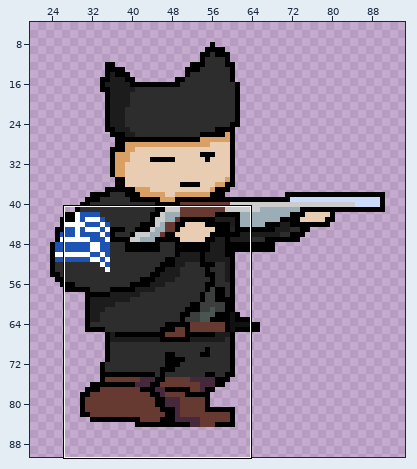
Sprite sheet: src/assets/greekSoldier.png. Above: a wide view before the commit, with the close-up outlined.
Close-up. Old version:
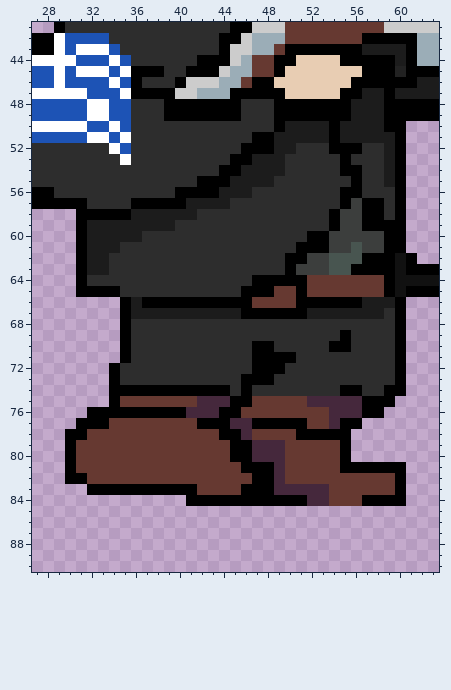
The file is 100x100 pixels. Shown: x 27..63, y 41..90. The wide view leaves out empty margins.
And afterwards:
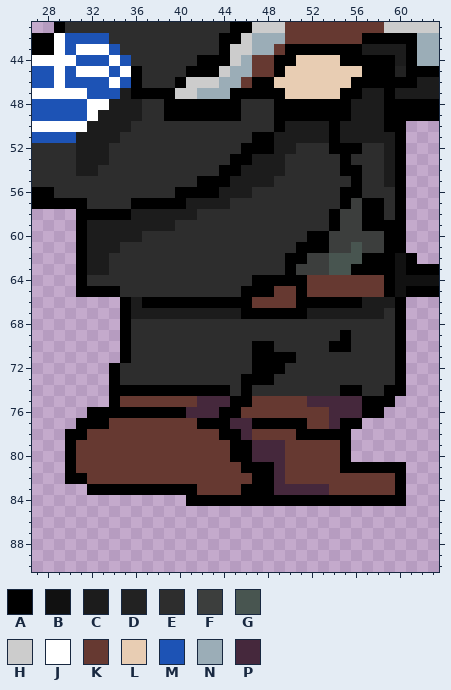
Palette (. is transparent): A #000000  B #111111  C #1c1c1c  D #222222  E #2d2d2d  F #3c3e3d  G #485550  H #cccccc  J #ffffff  K #663931  L #e8cdb3  M #1d53b5  N #9badb7  P #45283c
Changes in this commit:
Colour K becomes colour A in row 84 at x 54 to 56.
Colour P becomes colour A in row 84 at x 52 to 53.
Colour E becomes colour C in rows 48 to 49 at x 36; in rows 52 to 53 at x 31 to 33; in row 54 at x 31 to 32.
Colour J becomes colour C in row 47 at x 35; in row 49 at x 33; in row 50 at x 34; in row 51 at x 32 to 33.
Colour M becomes colour C in rows 48 to 49 at x 34 to 35; in row 50 at x 32 to 33 and 35; in row 51 at x 31 and 34.
Colour A becomes colour E in row 45 at x 37 to 38.
Colour J becomes colour E in row 51 at x 35; in row 52 at x 34; in row 53 at x 35.
Colour M becomes colour E in row 52 at x 35.
Boxes around the changes in both close-ups, in picture pixels (x1, y1, x2, y2):
changed: (76, 66, 164, 176)
changed: (307, 495, 362, 506)
